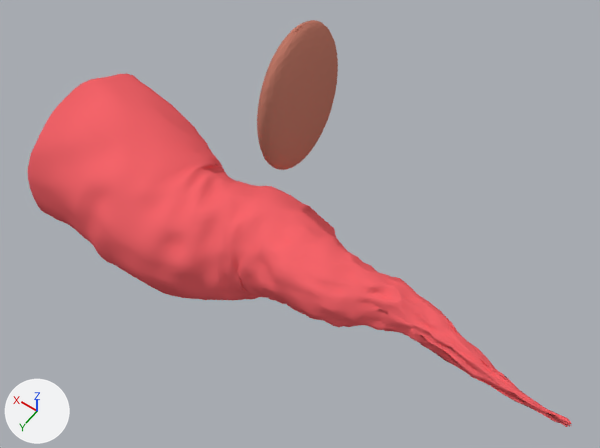
The Blender file scene.blend as it was, and as the next commit left it.
One viewpoint serves both versions: a camera (50 mm lens) standing at (0.1, 2.33, 4.07) and looking at (1.73, 0.04, 0.48). Lighting does not change. The marker at lower left points along +X, +Y and +Z.

Script lines for the objects in view, before the commit:
```python
mat_material = diffuse_material('Material')
mat_material.base_color = (0.949, 0.135, 0.152)  # red #f9676d
mat_material_0 = diffuse_material('Material.0')
mat_material_0.base_color = (0.551, 0.2, 0.145)  # pink #c47c6a
me_cumycurvedata = bpy.data.meshes.new('CUMyCurveData')
me_cumycurvedata.from_pydata(...)  # 4032 vertices, 3984 faces; spans x 0.01..3.49, y -0.53..0.58, z -0.54..0.54
me_cumycurvedata.polygons.foreach_set('use_smooth', [True] * 3984)
me_cumycurvedata.materials.append(mat_material)  # red #f9676d
me_sphere = bpy.data.meshes.new('Sphere')
me_sphere.from_pydata(...)  # 16258 vertices, 16384 faces; spans x -1.0..1.0, y -1.0..1.0, z -1.0..1.0
me_sphere.materials.append(mat_material_0)  # pink #c47c6a
ob_mycurveobject = bpy.data.objects.new('MyCurveObject', me_cumycurvedata)
ob_mycurveobject.location = (0.0, 0.0, 0.0)
ob_sphere = bpy.data.objects.new('Sphere', me_sphere)
ob_sphere.location = (2.041, -0.381, 0.91)
ob_sphere.scale = (0.114, 0.341, 0.481)
```
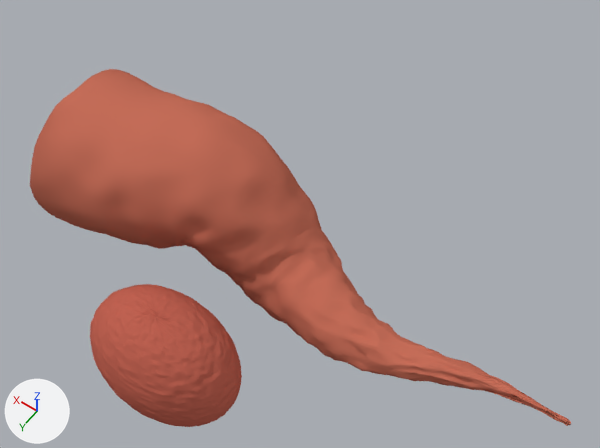
What differs and where, as boxes (x1, y1, x2, y2) in the pictures (600 x 448 px):
'MyCurveObject', recoloured, reshaped: before (28, 74, 572, 427); after (30, 69, 572, 426)
'Sphere', recoloured, reshaped, moved, rescaled (87% wider): before (257, 20, 338, 170); after (90, 284, 242, 427)

The edits, one by one:
Material 'Material.0' (mat_material_0) changes colour from pink #c47c6a to red #c06252; in linear values from (0.551, 0.2, 0.145) to (0.526, 0.123, 0.0844).
Material 'Material' (mat_material) changes colour from red #f9676d to red #c66e59; in linear values from (0.949, 0.135, 0.152) to (0.563, 0.156, 0.1).
me_sphere is used by ob_sphere; location (2.041, -0.381, 0.91); scale (0.114, 0.341, 0.481).
me_sphere had 16258 vertices, 16384 faces and spanned x -1.0..1.0, y -1.0..1.0, z -1.0..1.0.
me_sphere now has 16258 vertices, 16384 faces and spans x -1.01..1.01, y -1.0..1.0, z -1.01..1.01.
me_sphere part 1: 368 vertices moved within x -1.0..1.0, y -0.99..1.0, z -1.0..1.0; 8286 vertices removed from x -1.0..1.0, y -1.0..1.0, z -1.0..1.0; 8286 vertices added at x -1.01..1.01, y -1.0..1.0, z -1.01..1.01.
me_cumycurvedata is used by ob_mycurveobject; location (0.0, 0.0, 0.0).
me_cumycurvedata had 4032 vertices, 3984 faces and spanned x 0.01..3.49, y -0.53..0.58, z -0.54..0.54.
me_cumycurvedata now has 4032 vertices, 3984 faces and spans x 0.02..3.49, y -0.54..0.53, z -0.54..0.59.
me_cumycurvedata part 2: 4008 of 4032 vertices moved; they spanned x 0.02..3.49, y -0.53..0.58, z -0.54..0.54 and now span x 0.02..3.49, y -0.54..0.53, z -0.54..0.59; mean shift (0.0, -0.06, -0.13); largest move (2.54, -0.03, -0.45) -> (2.62, -0.4, -0.13).
Object 'Sphere' (ob_sphere) moves from (2.041, -0.381, 0.91) to (2.116, 0.844, -0.211).
Object 'Sphere' (ob_sphere) is rescaled from (0.114, 0.341, 0.481) to (0.491, 0.339, 0.431).
